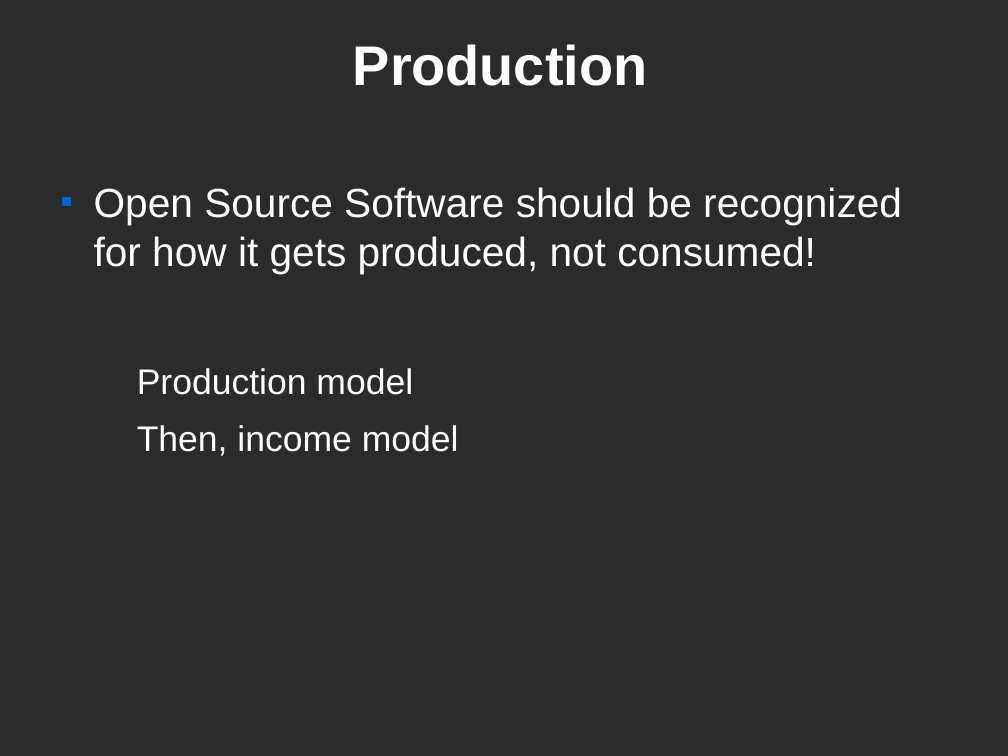
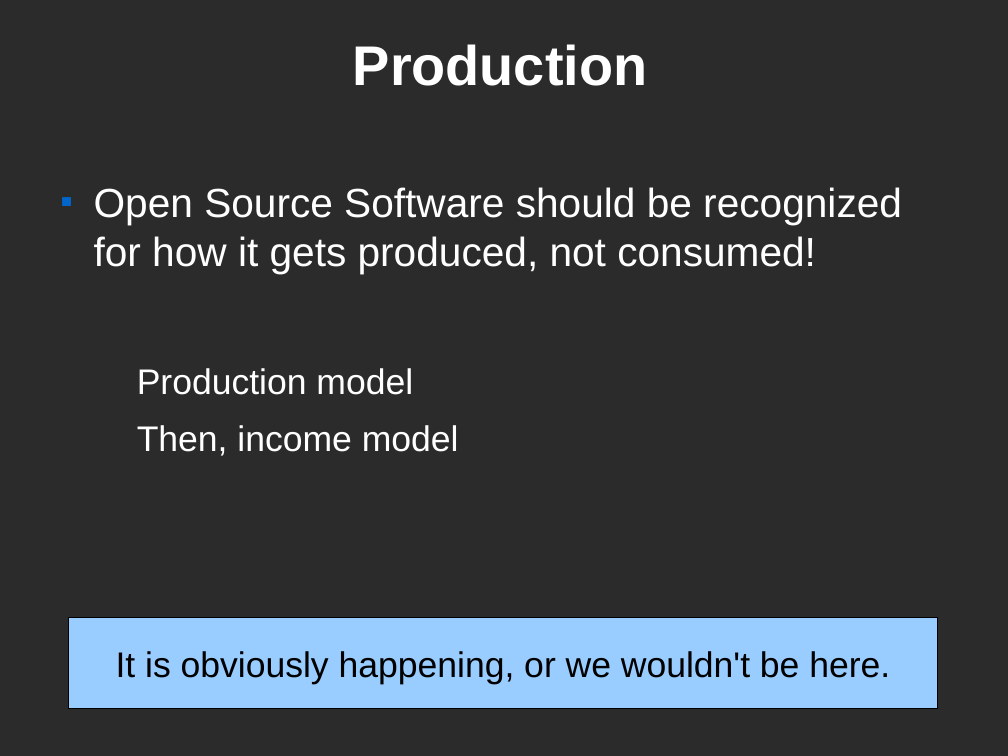
Before and after one commit to kitplummer/Mil-OSS, a slide deck: slide 7 of SocialCoding.odp (slide 6 before the commit). Drawn at 1008x756 pixels with LibreOffice and Linux fonts; fonts in the diff are those of the drawing; background and template pictures are left out; a plain dark background stands for a picture behind light text. Boxes give left, top, right and bottom in pixels: in the first picture for what was removed or moved away, otherwise in the second. Text is boxed around its words. In the diff, an @@ line names an element or a change of style, - is before the commit and + after.

```diff
--- a/SocialCoding.odp
+++ b/SocialCoding.odp
@@ rectangle added at <box>69,617,938,709</box>, fill #99CCFF, outline #000000 0 pt, 28 pt, text #000000 @@
+It is obviously happening, or we wouldn't be here.
```
Also in this commit, not shown: 8 other slides changed, 1 slide added.
